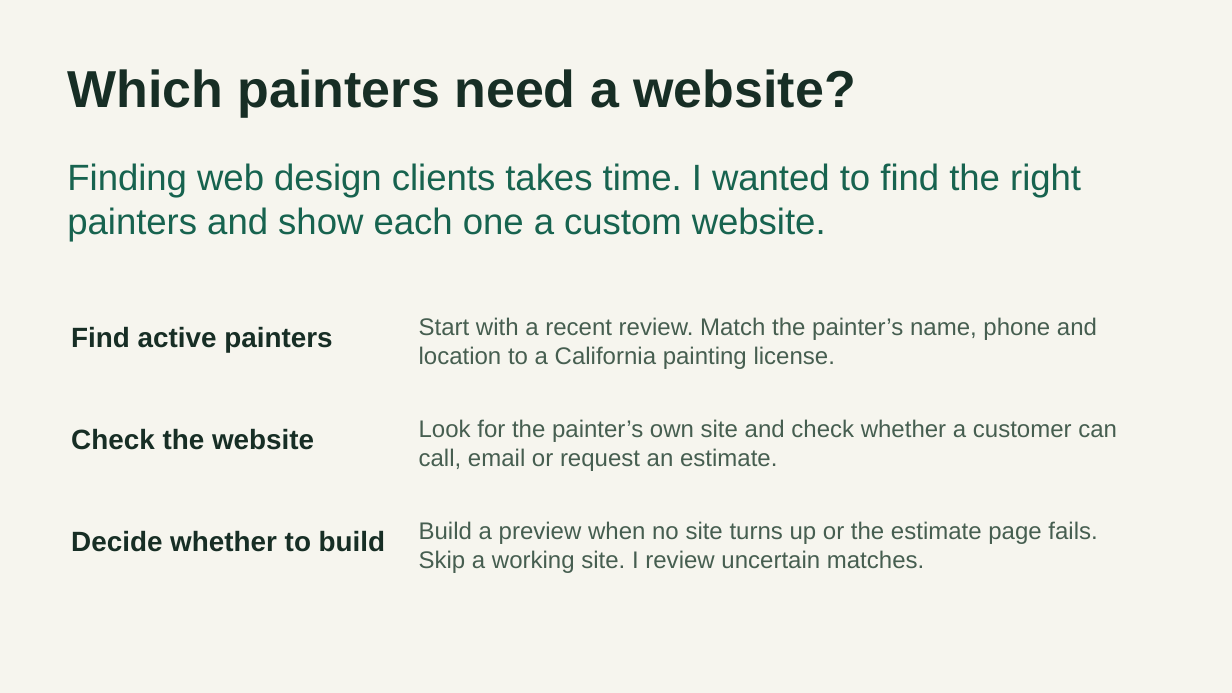
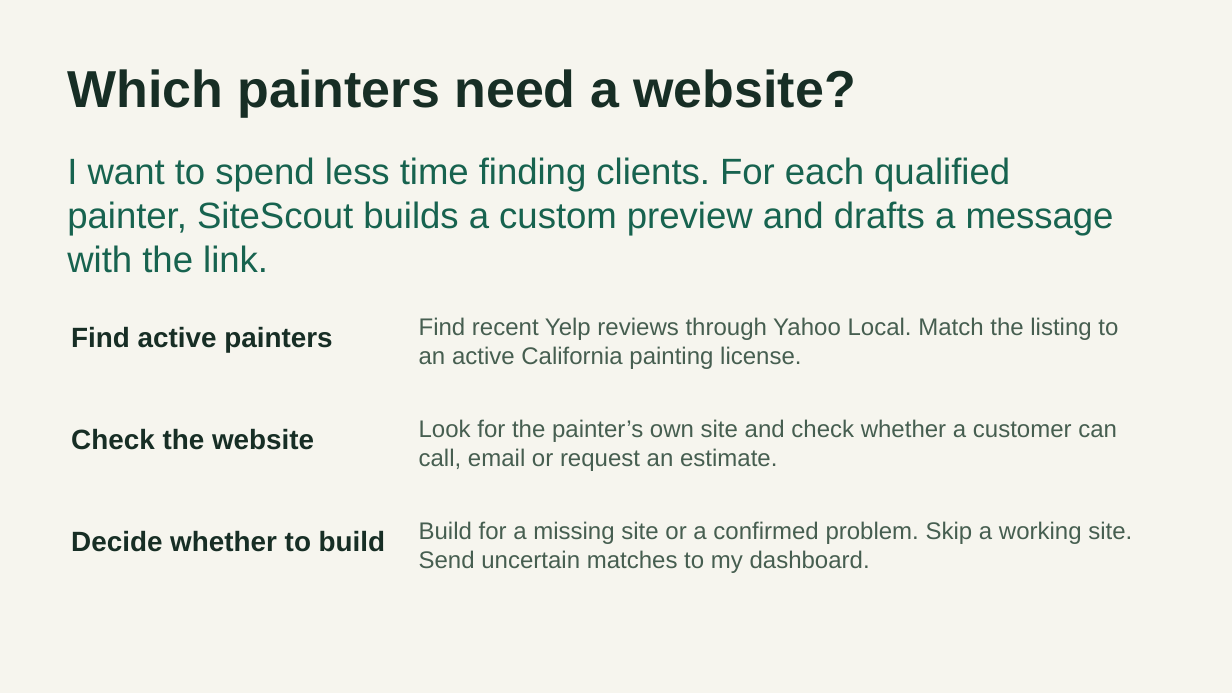
Before and after one commit to Abraham21/sitescout-capstone, a slide deck: slide 2 of submission/SiteScout Presentation.pptx. Drawn at 1232x693 pixels with LibreOffice and Linux fonts; fonts in the diff are those of the drawing. Boxes give left, top, right and bottom in pixels: in the first picture for what was removed or moved away, otherwise in the second. Text is boxed around its words. In the diff, an @@ line names an element or a change of style, - is before the commit and + after.

Commit message:
Align capstone report, presentation and recording guide around Color-Me-Custom

```diff
--- a/submission/SiteScout Presentation.pptx
+++ b/submission/SiteScout Presentation.pptx
@@ text at [67, 157, 1114, 273]: text changed @@
-Finding web design clients takes time. I wanted to find the right painters and show each one a custom website.
+I want to spend less time finding clients. For each qualified painter, SiteScout builds a custom preview and drafts a message with the link.
@@ text at [419, 317, 1118, 369]: text changed @@
-Start with a recent review. Match the painter’s name, phone and location to a California painting license.
+Find recent Yelp reviews through Yahoo Local. Match the listing to an active California painting license.
@@ text at [419, 521, 1132, 573]: text changed @@
-Build a preview when no site turns up or the estimate page fails. Skip a working site. I review uncertain matches.
+Build for a missing site or a confirmed problem. Skip a working site. Send uncertain matches to my dashboard.
```
Also in this commit, not shown: 5 other slides changed, 1 slide added, 1 slide removed, 6 other files.
